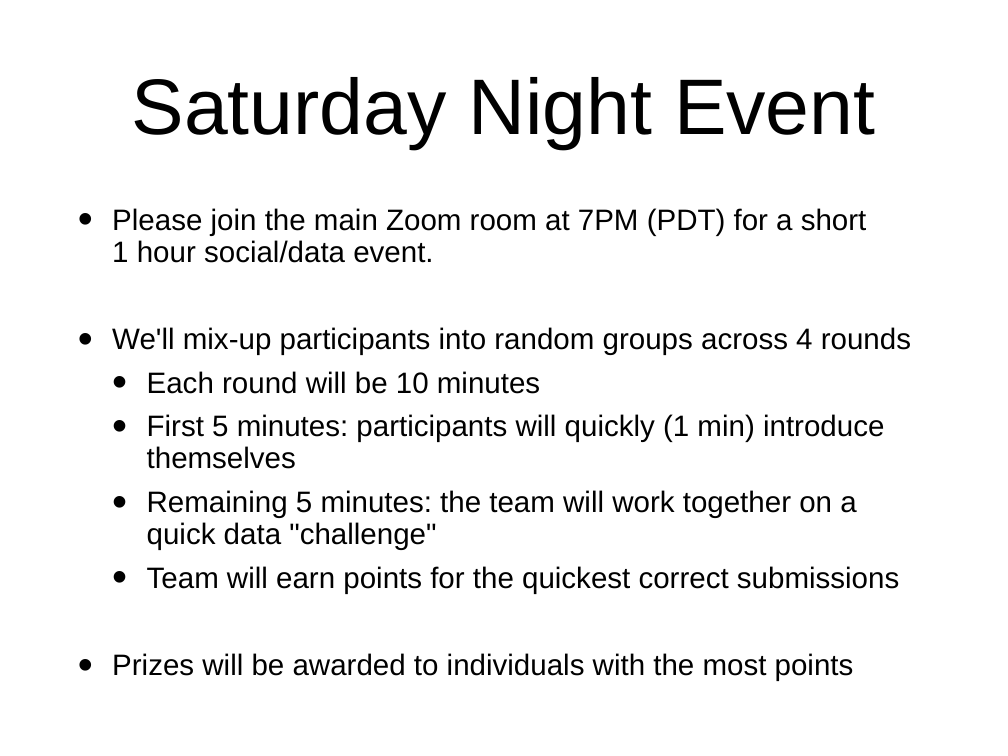
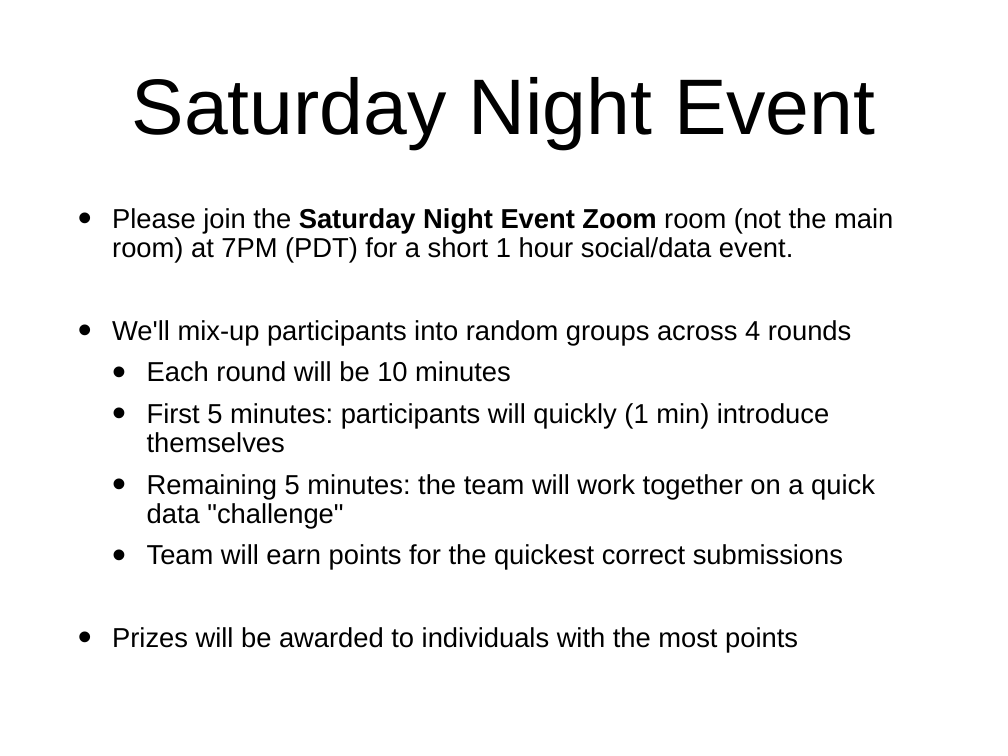
Before and after one commit to socalrug/hackathon-2021-04, a slide deck: slide 9 of admin/intro_slides/hackathon_intro_slides.pptx (slide 8 before the commit). Drawn at 1008x756 pixels with LibreOffice and Linux fonts; fonts in the diff are those of the drawing. Boxes give left, top, right and bottom in pixels: in the first picture for what was removed or moved away, otherwise in the second. Text is boxed around its words. In the diff, an @@ line names an element or a change of style, - is before the commit and + after.

Commit message:
Updates to intro slides

```diff
--- a/admin/intro_slides/hackathon_intro_slides.pptx
+++ b/admin/intro_slides/hackathon_intro_slides.pptx
@@ text at bbox=[112, 208, 893, 263]: text changed; size 30 to 27.8 pt @@
-• Please join the main Zoom room at 7PM (PDT) for a short
-  1 hour social/data event.
+• Please join the Saturday Night Event Zoom room (not the main room) at 7PM (PDT) for a short 1 hour social/data event.
@@ text at bbox=[112, 320, 875, 653]: size 30 to 27.8 pt in "We'll mix-up participants into random groups across ...", "Each round will be 10 minutes", "First 5 minutes: participants will quickly (1 ...", "Remaining 5 minutes: the team will work ..." and 2 more places @@
```
Also in this commit, not shown: 2 other slides changed, 2 other files.
